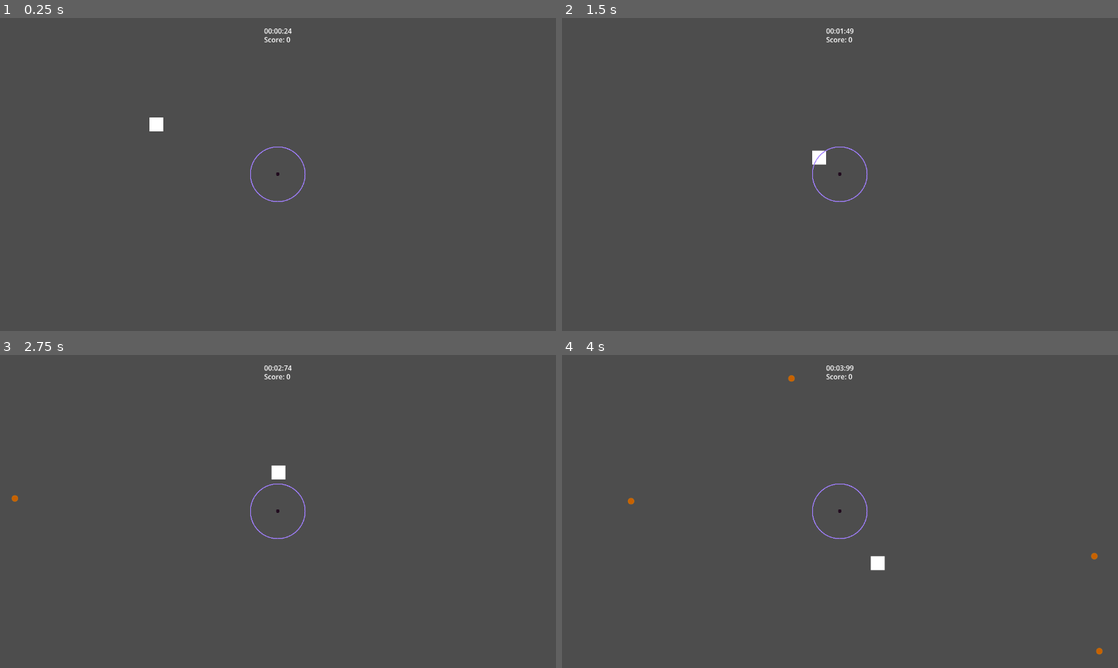
Above: before the commit, frames 1-4 (two rows, left to right).
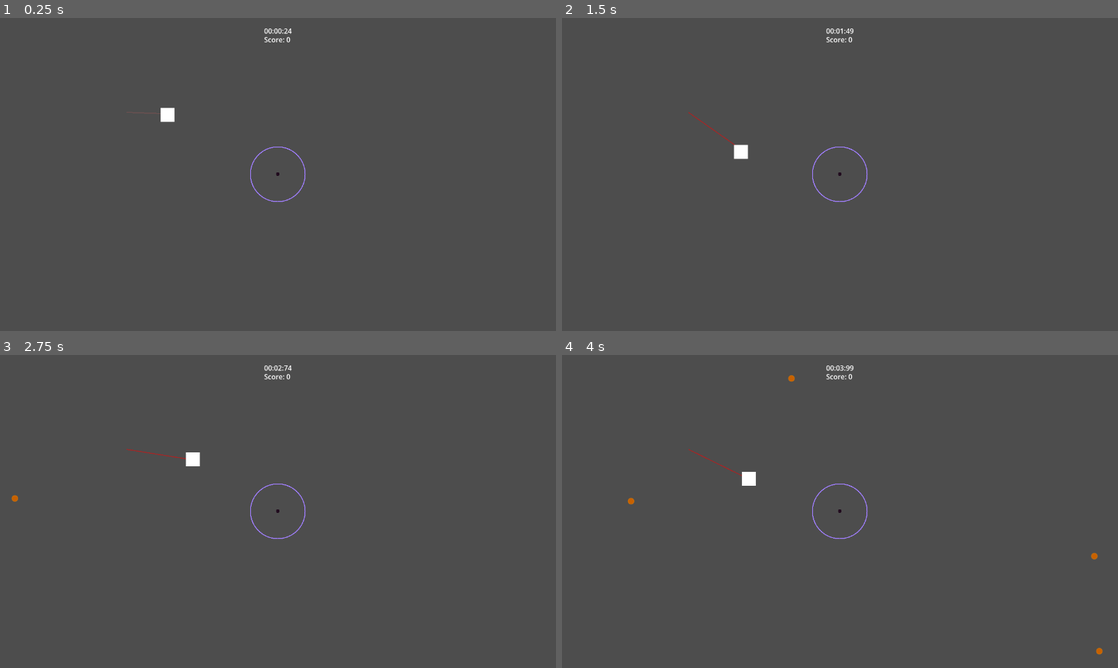
Above: after the commit, the same moments.

Repository: ArjanBroos/GMTK-2025
Game: Godot game, scene res://levels/main_level.tscn
The game is run twice, just before and just after one commit, with the same random seed, the same clock (stepped at 60 frames per second) and the same inputs. Sound files missing from this copy of the repository are replaced by a short silence.
Inputs (mouse positions are in pixels of both pictures, inside the frame that each line leads up to):
- Up to frame 1 (0.25 s): no input
- Up to frame 2 (1.5 s): move the mouse to (962, 158) at 0.52 s; tap Space at 0.77 s; move the mouse to (728, 190) at 1.27 s
- Up to frame 3 (2.75 s): tap Space at 1.52 s; move the mouse to (333, 442) at 2.02 s
- Up to frame 4 (4 s): move the mouse to (812, 574) at 2.77 s; tap Space at 3.02, 3.77 s; move the mouse to (1006, 558) at 3.52 s

The runs differ from the first frame. In frame 1, 0.2% of the frame differs, in the area x 22-32%, y 28-37%; in frame 2, 0.3%; in frame 3, 0.3%; in frame 4, 0.3%, in the area x 22-59%, y 30-69%.

Commit message:
Add tether

Diff:
--- a/gameManager/game_manager.gd
+++ b/gameManager/game_manager.gd
@@ -4,7 +4,7 @@
 var gameTimer: float = 0.0
 var timerRunning: bool = false
 var game_over: bool = false
-var player: Player
+var player: Node2D
 var nrAsteroids: int
 @export var timeLabel: Label
 @export var scoreLabel: Label
--- a/levels/arjan_tests.tscn
+++ b/levels/arjan_tests.tscn
@@ -16,37 +16,37 @@
 retry_scene_path = "uid://bi8i7upp6bayn"
 
 [node name="GravityWell" parent="." instance=ExtResource("4_fk478")]
-position = Vector2(553, 292)
+position = Vector2(191, 207)
 pullFactor = 1000.0
 
 [node name="Asteroid" parent="." instance=ExtResource("2_hyu0f")]
 position = Vector2(507, 176)
-damp = null
+linear_damp = 0.15
 
 [node name="Asteroid2" parent="." instance=ExtResource("2_hyu0f")]
 position = Vector2(676, 122)
+linear_damp = 0.15
 direction_degrees = 110.0
-damp = null
 
 [node name="Asteroid3" parent="." instance=ExtResource("2_hyu0f")]
 position = Vector2(894, 223)
+linear_damp = 0.15
 direction_degrees = 170.0
-damp = null
 
 [node name="Asteroid4" parent="." instance=ExtResource("2_hyu0f")]
 position = Vector2(750, 495)
+linear_damp = 0.15
 direction_degrees = 220.0
-damp = null
 
 [node name="PlayerSpawnPoint" type="Node2D" parent="."]
-position = Vector2(655, 335)
+position = Vector2(658, 367)
 
 [node name="GravityWell2" parent="." instance=ExtResource("4_fk478")]
 position = Vector2(1106, 584)
 pullFactor = 1000.0
 
 [node name="GravityWell3" parent="." instance=ExtResource("4_fk478")]
-position = Vector2(336, 572)
+position = Vector2(437, 582)
 pullFactor = 1000.0
 
 [node name="Spawner" parent="." node_paths=PackedStringArray("spawn_area") instance=ExtResource("4_rh15q")]
--- a/player/player.tscn
+++ b/player/player.tscn
@@ -1,7 +1,8 @@
-[gd_scene load_steps=7 format=3 uid="uid://5g3i4mhst5kb"]
+[gd_scene load_steps=8 format=3 uid="uid://5g3i4mhst5kb"]
 
 [ext_resource type="Texture2D" uid="uid://hrun317j6v3h" path="res://player/player.png" id="1_oul6g"]
 [ext_resource type="Script" uid="uid://cuk138uhfuit" path="res://player/player.gd" id="1_qjkh3"]
+[ext_resource type="Script" uid="uid://b3s0q2nv1375l" path="res://player/tether.gd" id="2_g6k8r"]
 [ext_resource type="Script" uid="uid://valb3o157auw" path="res://components/follow_cursor.gd" id="2_rkbax"]
 [ext_resource type="Script" uid="uid://c87y1h43er7n8" path="res://components/health.gd" id="3_yw30f"]
 [ext_resource type="Script" uid="uid://bfb6nj1lrv6ay" path="res://components/hurt_box.gd" id="4_qjkh3"]
@@ -9,27 +10,37 @@
 [sub_resource type="RectangleShape2D" id="RectangleShape2D_g6k8r"]
 size = Vector2(30, 30)
 
-[node name="Player" type="Node2D" node_paths=PackedStringArray("health")]
+[node name="PlayerHome" type="Node2D"]
+
+[node name="Tether" type="Line2D" parent="." node_paths=PackedStringArray("player")]
+points = PackedVector2Array(0, 0, 0, 0)
+width = 2.0
+script = ExtResource("2_g6k8r")
+player = NodePath("../Player")
+
+[node name="Player" type="Node2D" parent="." node_paths=PackedStringArray("health")]
+position = Vector2(29, -30)
 script = ExtResource("1_qjkh3")
 health = NodePath("Health")
+metadata/_custom_type_script = "uid://cuk138uhfuit"
 
-[node name="Sprite2D" type="Sprite2D" parent="."]
+[node name="Sprite2D" type="Sprite2D" parent="Player"]
 texture = ExtResource("1_oul6g")
 
-[node name="FollowCursor" type="Node2D" parent="." node_paths=PackedStringArray("follower")]
+[node name="FollowCursor" type="Node2D" parent="Player" node_paths=PackedStringArray("follower")]
 script = ExtResource("2_rkbax")
 follower = NodePath("..")
 metadata/_custom_type_script = "uid://valb3o157auw"
 
-[node name="Health" type="Node" parent="."]
+[node name="Health" type="Node" parent="Player"]
 script = ExtResource("3_yw30f")
 metadata/_custom_type_script = "uid://c87y1h43er7n8"
 
-[node name="HurtBox" type="Area2D" parent="." node_paths=PackedStringArray("health")]
+[node name="HurtBox" type="Area2D" parent="Player" node_paths=PackedStringArray("health")]
 collision_layer = 2
 script = ExtResource("4_qjkh3")
 health = NodePath("../Health")
 metadata/_custom_type_script = "uid://bfb6nj1lrv6ay"
 
-[node name="CollisionShape2D" type="CollisionShape2D" parent="HurtBox"]
+[node name="CollisionShape2D" type="CollisionShape2D" parent="Player/HurtBox"]
 shape = SubResource("RectangleShape2D_g6k8r")
--- /dev/null
+++ b/player/tether.gd
@@ -0,0 +1,24 @@
+class_name Tether
+extends Line2D
+
+@export var player: Player
+@export var max_length: float = 150.0
+
+func _ready() -> void:
+	_update_line()
+
+func _process(delta: float) -> void:
+	_clamp_player_pos()
+	_update_line()
+
+func _clamp_player_pos() -> void:
+	var direction = global_position.direction_to(player.global_position)
+	var distance = global_position.distance_to(player.global_position)
+	if (distance > max_length):
+		player.global_position = global_position + max_length * direction
+
+func _update_line() -> void:
+	set_point_position(1, to_local(player.global_position))
+	var distance = global_position.distance_to(player.global_position)
+	var proportion = distance / max_length
+	default_color = Color(1.0, 1.0 - proportion, 1.0 - proportion, proportion*proportion / 2)
Not shown, added: player/tether.gd.uid
